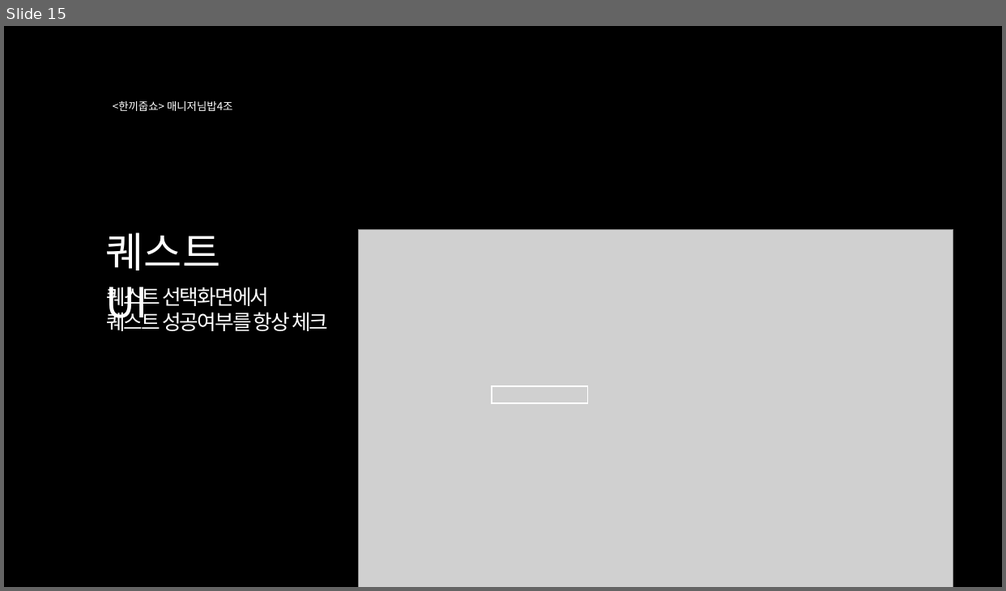
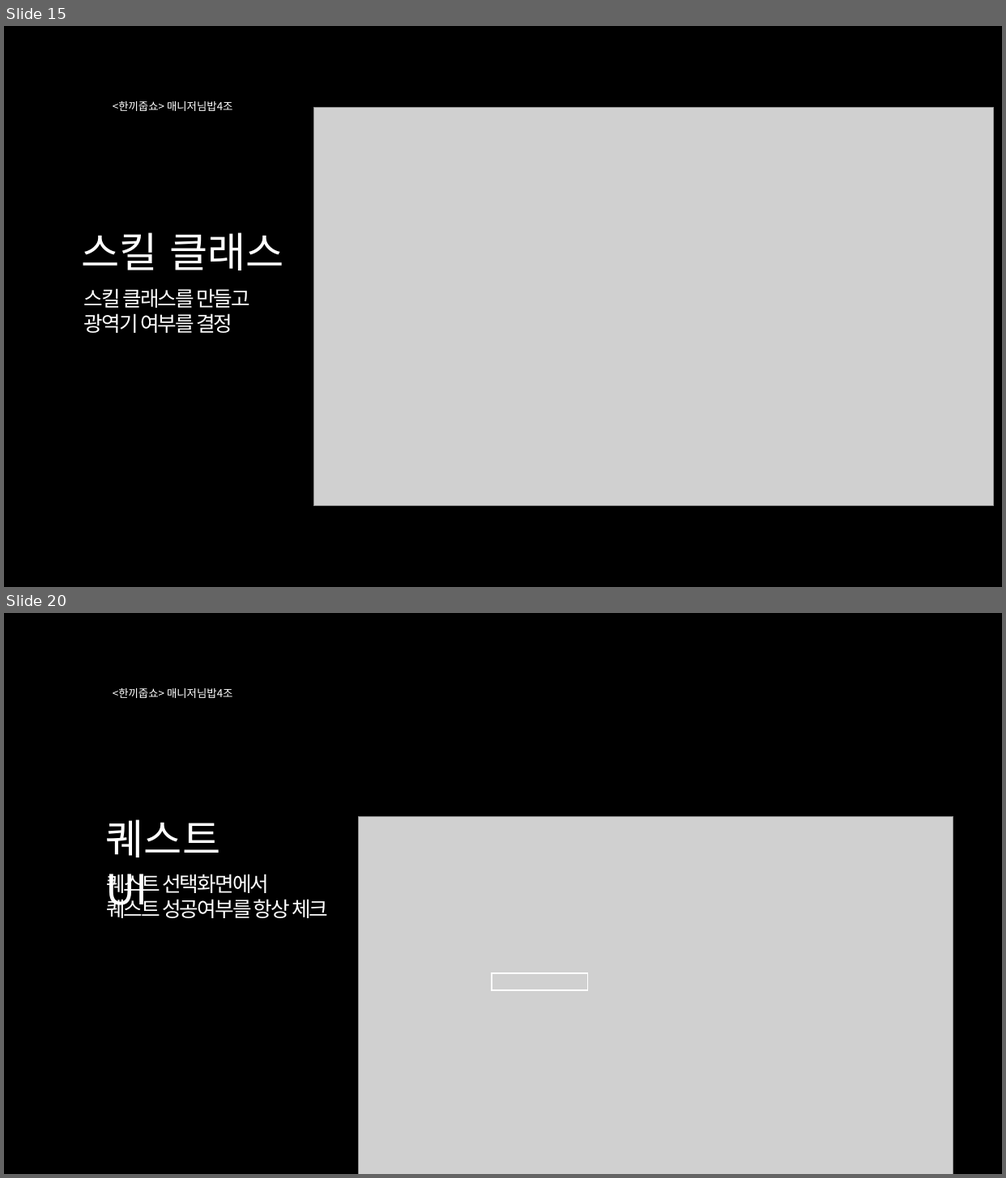
Before and after one commit to LI-JiYoon/TxtRPG, a slide deck: PPT/한끼줍쇼v2 (던전, 퀘스트 내용 추가).pptx. Shown one above the other, each under a label of ours: slide 15 before the commit, slides 15 and 20 after it; the slides between them are not shown. The pictures are 1006x591 and 1006x1178 pixels, drawn with LibreOffice and Linux fonts; fonts in the diff are those of the drawing; grey boxes stand for pictures. Boxes give left, top, right and bottom in pixels: in the first picture for what was removed or moved away, otherwise in the second. Text is boxed around its words. In the diff, an @@ line names an element or a change of style, - is before the commit and + after.

```diff
--- a/PPT/한끼줍쇼v2 (던전, 퀘스트 내용 추가).pptx
+++ b/PPT/한끼줍쇼v2 (던전, 퀘스트 내용 추가).pptx
@@ slide 15 added at bbox=[4, 26, 1002, 587], background #000000 @@
@@ text added at bbox=[113, 101, 232, 111], 10.5 pt, text #FFFFFF @@
+<한끼줍쇼> 매니저님밥4조
@@ picture added at bbox=[314, 107, 994, 506] @@
@@ text added at bbox=[82, 233, 284, 271], 40 pt, text #FFFFFF @@
+스킬 클래스
@@ text added at bbox=[84, 288, 250, 333], 20 pt, text #FFFFFF @@
+스킬 클래스를 만들고
+광역기 여부를 결정
@@ what was slide 15 is now slide 20 @@
```
Also in this commit, not shown: 3 slides changed, 3 other slides added.
